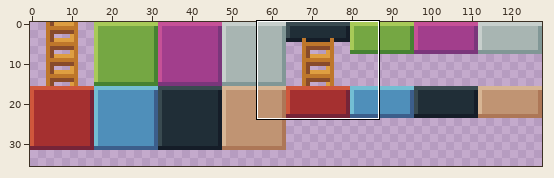
One commit to this pixel-art file: HoarderJones/Assets/Tilemap.ase. The picture above shows the old version from afar; the outline marks the close-up.
Close-up. Before the edit:
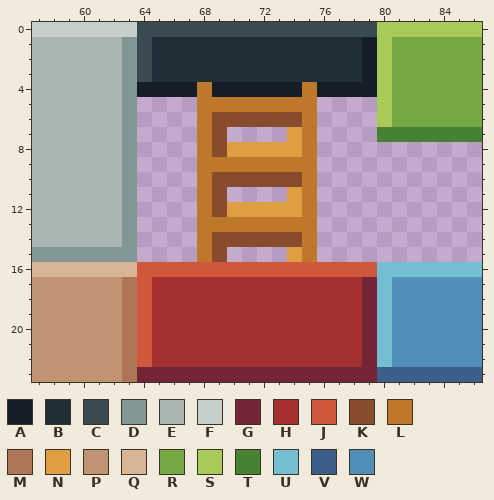
128x96 pixels, 1 frame. Shown: x 57..86, y 0..23. The wide view leaves out empty margins.
Palette (. is transparent): A #151d28  B #202e37  C #394a50  D #819796  E #a8b5b2  F #c7cfcc  G #752438  H #a53030  J #cf573c  K #884b2b  L #be772b  M #ad7757  N #de9e41  P #c09473  Q #d7b594  R #75a743  S #a8ca58  T #468232  U #73bed3  V #3c5e8b  W #4f8fba
Pixels before, first column x 57:
 0 FFFFFFFCCCCCCCCCCCCCCCCSSSSSSS
 1 EEEEEEDCBBBBBBBBBBBBBBASRRRRRR
 2 EEEEEEDCBBBBBBBBBBBBBBASRRRRRR
 3 EEEEEEDCBBBBBBBBBBBBBBASRRRRRR
 4 EEEEEEDAAAALAAAAAALAAAASRRRRRR
 5 EEEEEED....LLLLLLLL....SRRRRRR
 6 EEEEEED....LKKKKKKL....SRRRRRR
 7 EEEEEED....LK....NL....TTTTTTT
 8 EEEEEED....LKNNNNNL...........
 9 EEEEEED....LLLLLLLL...........
10 EEEEEED....LKKKKKKL...........
11 EEEEEED....LK....NL...........
12 EEEEEED....LKNNNNNL...........
13 EEEEEED....LLLLLLLL...........
14 EEEEEED....LKKKKKKL...........
15 DDDDDDD....LK....NL...........
16 QQQQQQQJJJJJJJJJJJJJJJJUUUUUUU
17 PPPPPPMJHHHHHHHHHHHHHHGUWWWWWW
18 PPPPPPMJHHHHHHHHHHHHHHGUWWWWWW
19 PPPPPPMJHHHHHHHHHHHHHHGUWWWWWW
20 PPPPPPMJHHHHHHHHHHHHHHGUWWWWWW
21 PPPPPPMJHHHHHHHHHHHHHHGUWWWWWW
22 PPPPPPMJHHHHHHHHHHHHHHGUWWWWWW
23 PPPPPPMGGGGGGGGGGGGGGGGVVVVVVV
And afterwards:
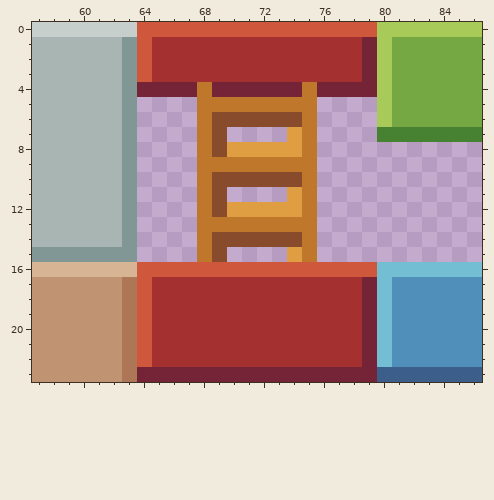
Edits made:
y 0: x 64..79 CCCCCCCCCCCCCCCC -> JJJJJJJJJJJJJJJJ
y 1..3: x 64..79 CBBBBBBBBBBBBBBA -> JHHHHHHHHHHHHHHG
y 4: x 64..67 AAAA -> GGGG; x 69..74 AAAAAA -> GGGGGG; x 76..79 AAAA -> GGGG
Changed places in both close-ups, as pixel boxes (x1, y1, x2, y2):
changed: (137, 22, 377, 97)
